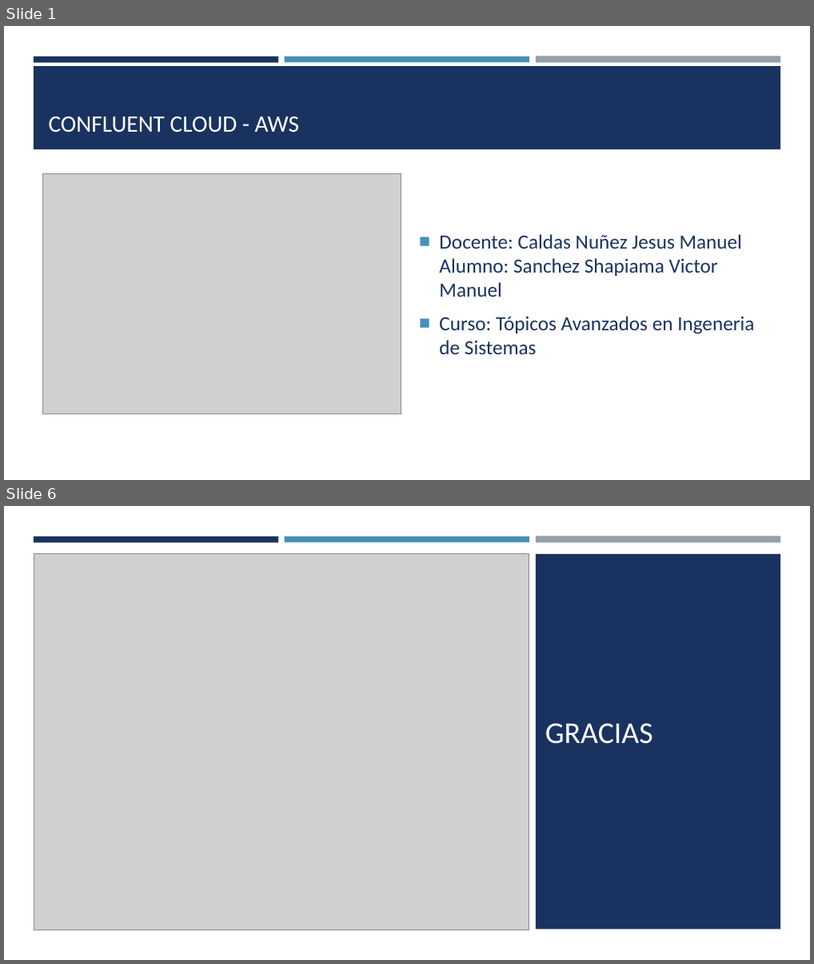
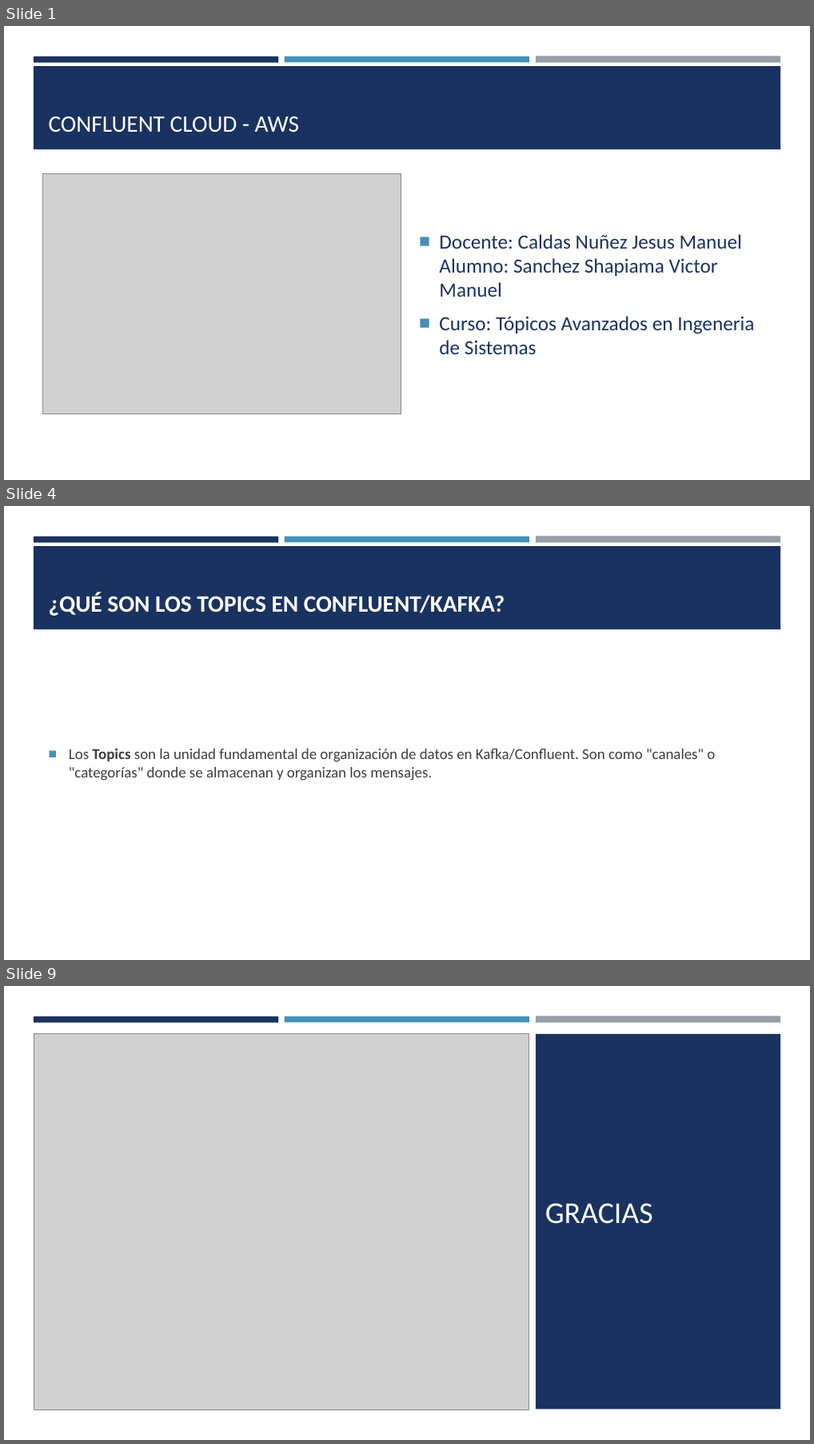
Before and after one commit to VictorSanchezS/AWS-Confluent, a slide deck: Confluent cloud - aws.pptx. Shown one above the other, each under a label of ours: slides 1 and 6 before the commit, slides 1, 4 and 9 after it; the slides between them are not shown. The pictures are 814x964 and 814x1444 pixels, drawn with LibreOffice and Linux fonts; fonts in the diff are those of the drawing; grey boxes stand for pictures. Boxes give left, top, right and bottom in pixels: in the first picture for what was removed or moved away, otherwise in the second. Text is boxed around its words. In the diff, an @@ line names an element or a change of style, - is before the commit and + after.

```diff
--- a/Confluent cloud - aws.pptx
+++ b/Confluent cloud - aws.pptx
@@ slide 4 added at bbox=[4, 506, 810, 960], background #FFFFFF; not listed: 4 template elements that a slide beside it also shows @@
@@ title added at bbox=[49, 592, 506, 616], 28 pt, text #FFFFFF, bold @@
+¿QUÉ SON LOS TOPICS EN CONFLUENT/KAFKA?
@@ text added at bbox=[69, 748, 715, 780], 18 pt, text #3D3D3D @@
+■ Los Topics son la unidad fundamental de organización de datos en Kafka/Confluent. Son como "canales" o "categorías" donde se almacenan y organizan los mensajes.
@@ what was slide 6 is now slide 9 @@
```
Also in this commit, not shown: 4 slides changed, 2 other slides added, 1 other file.
